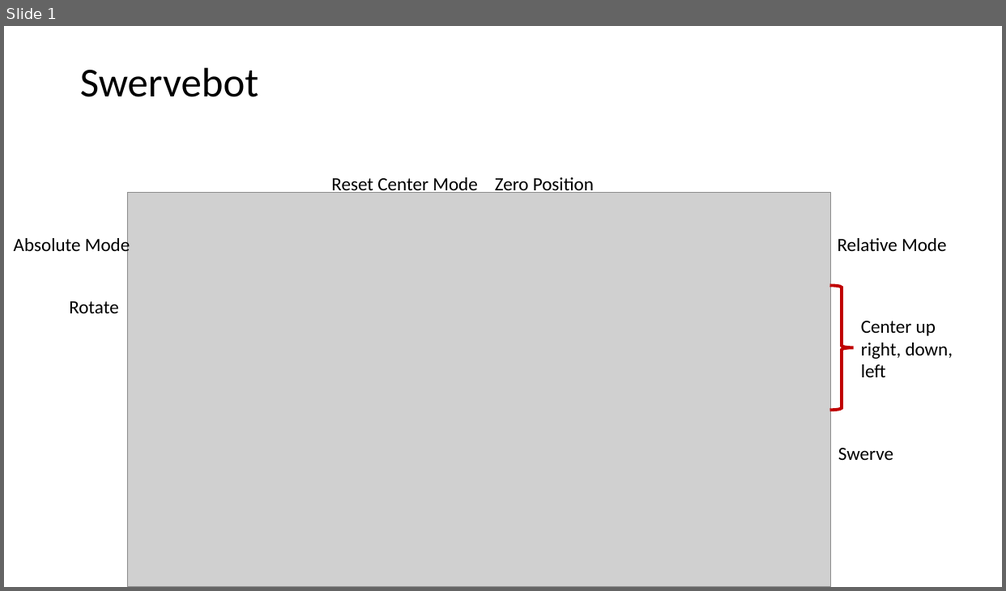
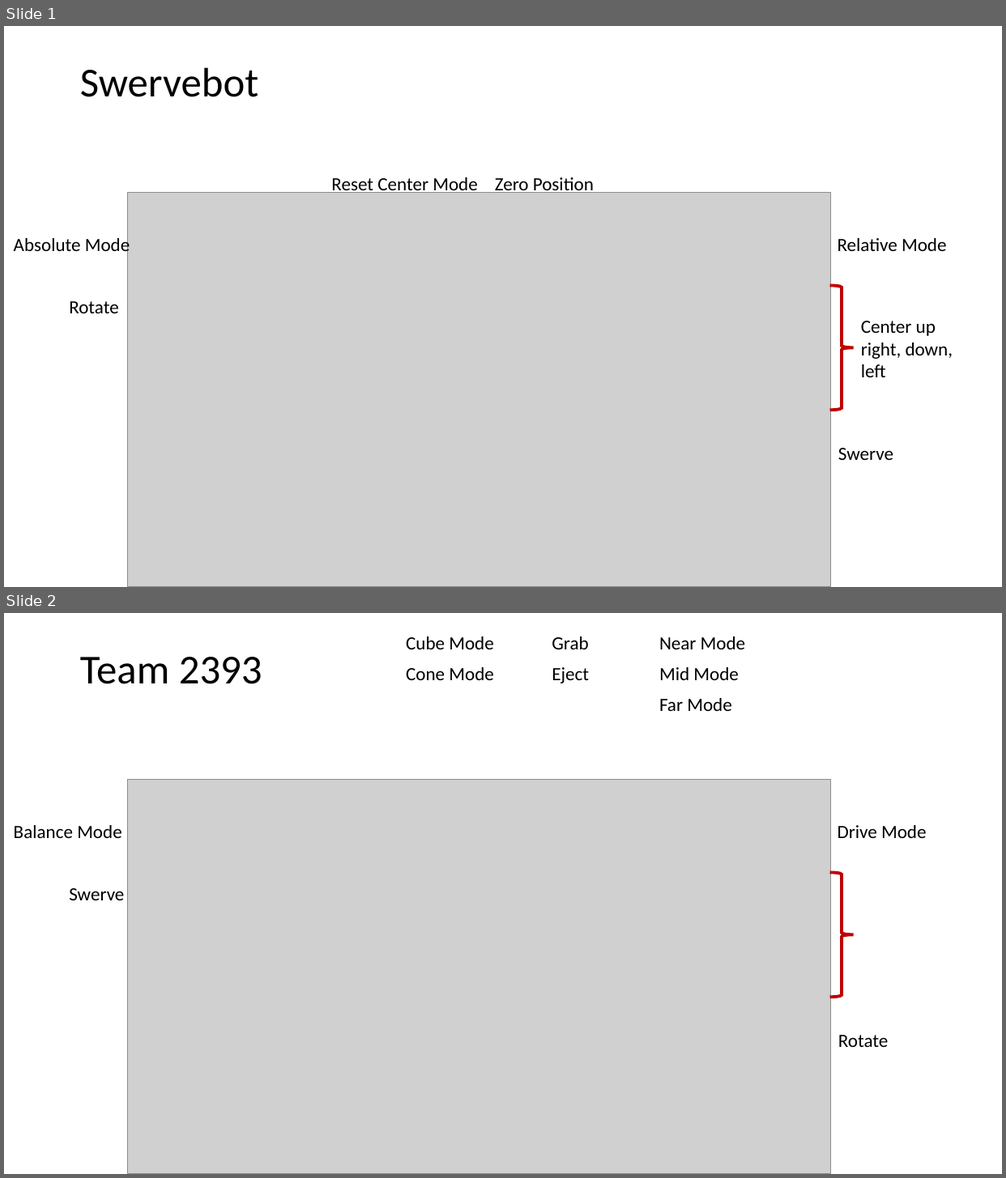
Before and after one commit to team2393/FRC2023, a slide deck: docs/Drawings.pptx. Shown one above the other, each under a label of ours: slide 1 before the commit, slides 1 and 2 after it. The pictures are 1006x591 and 1006x1178 pixels, drawn with LibreOffice and Linux fonts; fonts in the diff are those of the drawing; grey boxes stand for pictures. Boxes give left, top, right and bottom in pixels: in the first picture for what was removed or moved away, otherwise in the second. Text is boxed around its words. In the diff, an @@ line names an element or a change of style, - is before the commit and + after.

Commit message:
OI options

```diff
--- a/docs/Drawings.pptx
+++ b/docs/Drawings.pptx
@@ slide 2 added at [4, 613, 1002, 1174], background #FFFFFF @@
@@ text added at [406, 636, 493, 649], 18 pt, text #000000 @@
+Cube Mode
@@ text added at [552, 636, 588, 649], 18 pt, text #000000 @@
+Grab
@@ text added at [659, 636, 746, 649], 18 pt, text #000000 @@
+Near Mode
@@ title added at [80, 657, 262, 684], 39.6 pt, text #000000 @@
+Team 2393
@@ text added at [406, 667, 493, 680], 18 pt, text #000000 @@
+Cone Mode
@@ text added at [552, 667, 589, 683], 18 pt, text #000000 @@
+Eject
@@ text added at [659, 667, 739, 680], 18 pt, text #000000 @@
+Mid Mode
@@ text added at [659, 698, 732, 711], 18 pt, text #000000 @@
+Far Mode
@@ picture added at [127, 780, 831, 1174] @@
@@ text added at [14, 825, 121, 838], 18 pt, text #000000 @@
+Balance Mode
@@ text added at [837, 825, 927, 838], 18 pt, text #000000 @@
+Drive Mode
@@ right brace added at [829, 873, 853, 997], outline #C00000 3 pt @@
@@ text added at [69, 888, 124, 901], 18 pt, text #000000 @@
+Swerve
@@ text added at [838, 1035, 888, 1047], 18 pt, text #000000 @@
+Rotate
```
